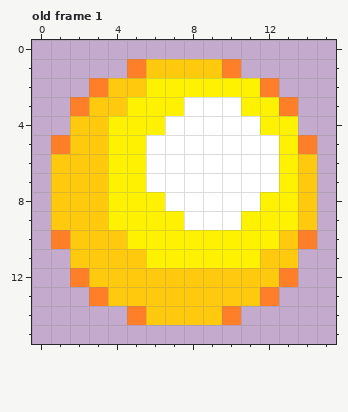
Pixel-art file -- content/game/content/graphics/shoot/MageBall.aseprite. The picture above was drawn from the file before the commit.
16x16 pixels, 9 frames. Shown: old frame 1.
And afterwards:
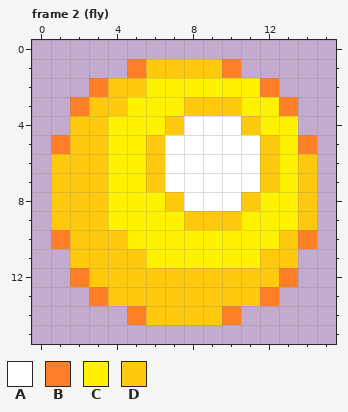
Palette (. is transparent): A #ffffff  B #ff7e28  C #fff200  D #ffc90e
A new or re-ordered frame is compared with the old frame closest to it.
Changes in this commit:
frames 9 -> 11
Frame 2 (fly) is new; against old frame 1:
Colour A becomes colour D in row 3 at x 8 to 10; in row 4 at x 7 and 11; in rows 5 to 7 at x 6 and 12; in row 8 at x 7 and 11; in row 9 at x 8 to 10.
